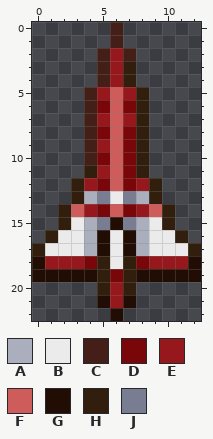
Two states of a pixel-art sprite, Assets/Assets/Plane3.png. The picture above was drawn from the file before the commit.
The file is 13x23 pixels.
Palette (. is transparent): A #aaaebd  B #ebebeb  C #441f18  D #79070a  E #97181c  F #cd5c5b  G #220d04  H #321e0c  J #787d92
Pixels before, first column x 0:
 0 ......C......
 1 ......C......
 2 .....CEC.....
 3 .....CEH.....
 4 .....CEH.....
 5 ....CEFEH....
 6 ....CDFDH....
 7 ....CEFEH....
 8 ....CDFDH....
 9 ....CEFDH....
10 ....CDFDH....
11 ....HEFDH....
12 ...HEDFDEH...
13 ...HAJBJAH...
14 ..HFEDFDEFH..
15 ..HBAJGJABH..
16 .HBBAGBGABBH.
17 HBBBAGBGABBBH
18 GEEEDHBHDEEEG
19 GGGGGHDHGGGGG
20 .....HEH.....
21 .....GEG.....
22 ......G......
And afterwards:
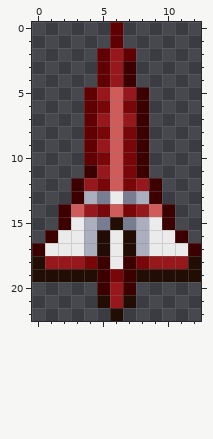
Log entry: Updated Plane Skin Assets Made some colors more vibrant.
The edit:
colour C: #441f18 -> #610003
colour H: #321e0c -> #3d0001
